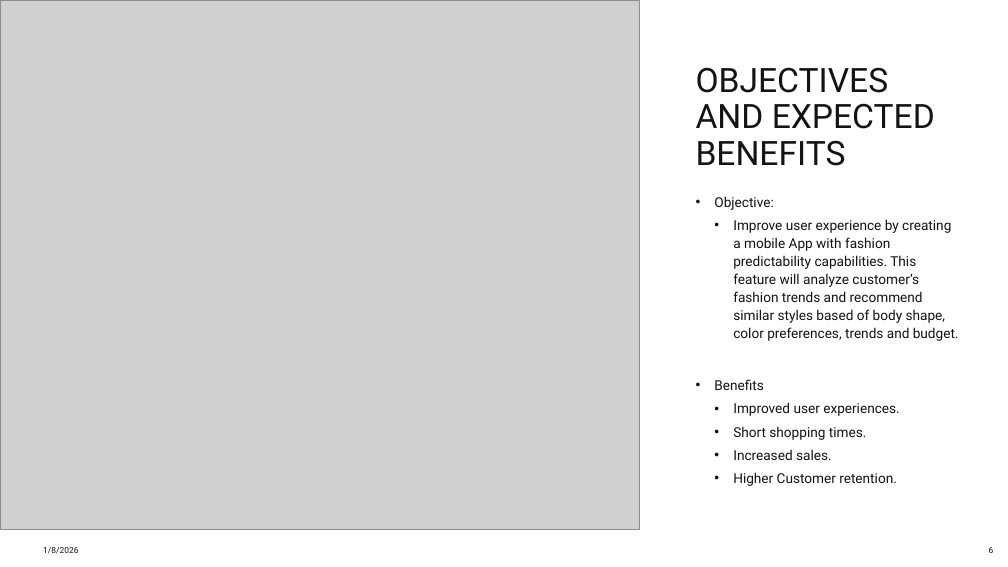
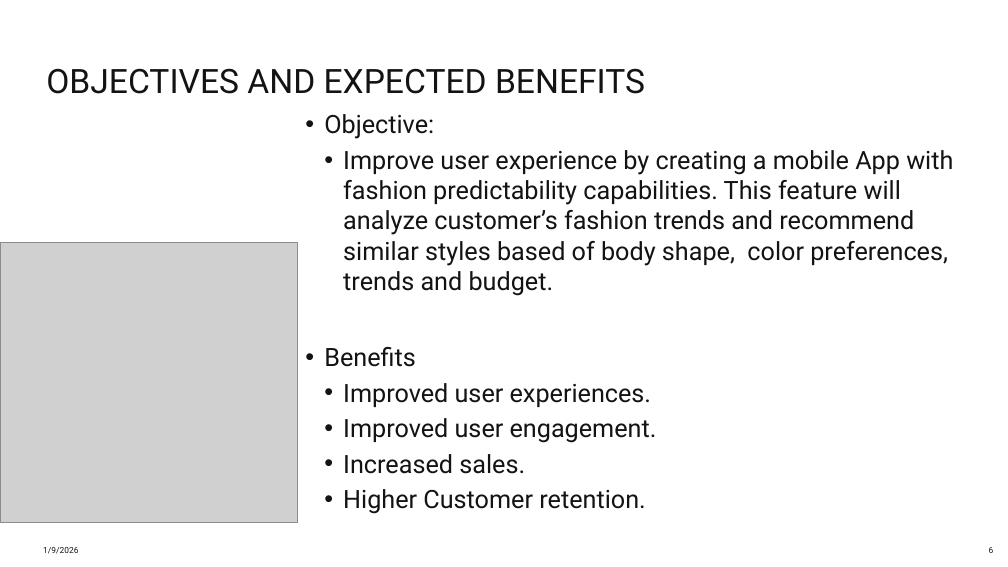
Before and after one commit to pajeeokoth/fashion-insta, a slide deck: slide 6 of Fashion-insta.pptx. Drawn at 1008x567 pixels with LibreOffice and Linux fonts; fonts in the diff are those of the drawing; grey boxes stand for pictures. Boxes give left, top, right and bottom in pixels: in the first picture for what was removed or moved away, otherwise in the second. Text is boxed around its words. In the diff, an @@ line names an element or a change of style, - is before the commit and + after.

```diff
--- a/Fashion-insta.pptx
+++ b/Fashion-insta.pptx
@@ title "OBJECTIVES AND EXPECTED BENEFITS" rewrapped from box(696, 67, 935, 166) to box(46, 68, 645, 94) @@
@@ text "Objective:": place and size @@
-text "Objective:" at box(714, 196, 959, 486)
+text "Objective:" at box(324, 114, 953, 514)
@@ text at box(324, 114, 953, 514): size 13 to 24 pt; line spacing 1.1 to 1 @@
@@ picture: place and size @@
-picture at box(0, 0, 640, 529)
+picture at box(0, 242, 298, 523)
@@ text at box(343, 418, 657, 443): text changed; size 13 to 24 pt @@
-  • Short shopping times.
+  • Improved user engagement.
```
Also in this commit, not shown: 16 other slides changed, 8 slides added, 2 slides removed, 2 other files.
